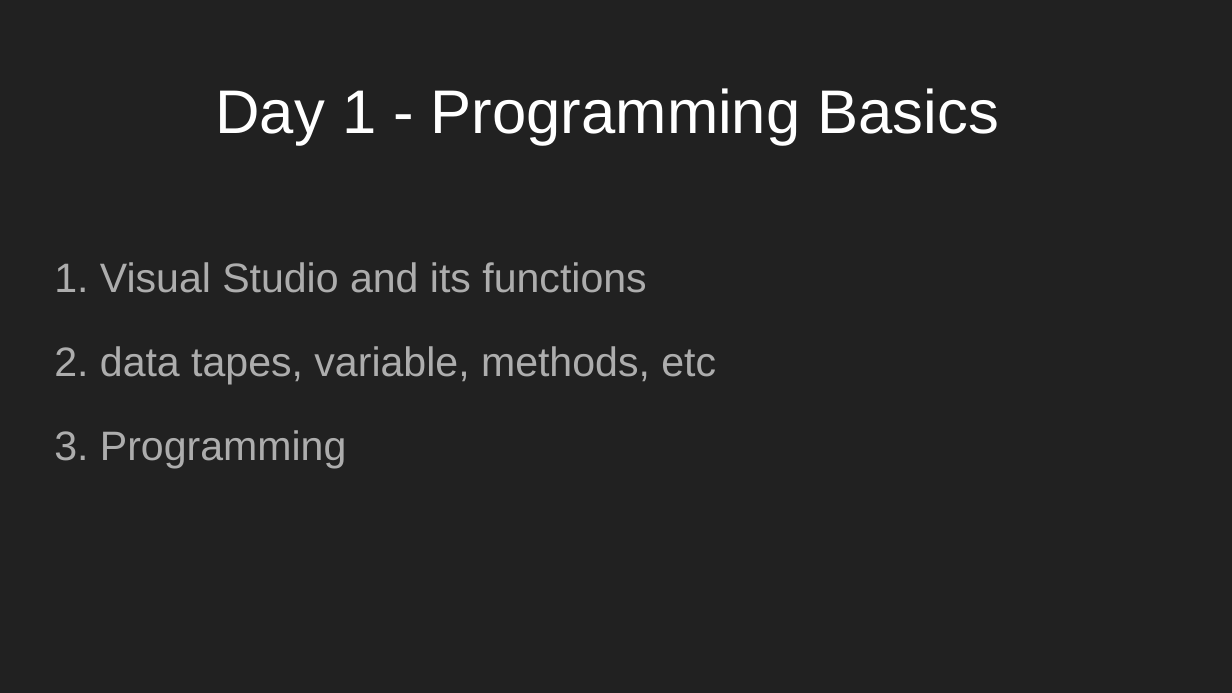
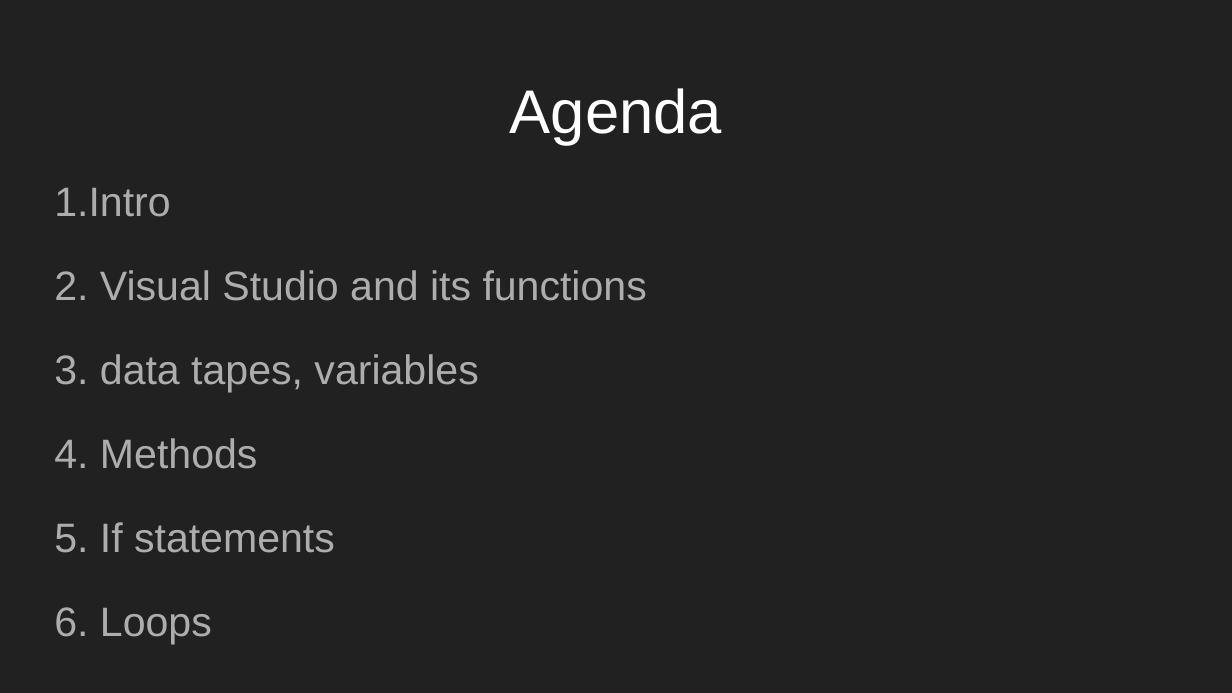
Before and after one commit to mwyrodek/testcamp_workshop, a slide deck: slide 3 of Materiały/C# Workshop.pptx (slide 5 before the commit). Drawn at 1232x693 pixels with LibreOffice and Linux fonts; fonts in the diff are those of the drawing. Boxes give left, top, right and bottom in pixels: in the first picture for what was removed or moved away, otherwise in the second. Text is boxed around its words. In the diff, an @@ line names an element or a change of style, - is before the commit and + after.

Commit message:
updated slides

```diff
--- a/Materiały/C# Workshop.pptx
+++ b/Materiały/C# Workshop.pptx
@@ title at [510, 88, 722, 145]: text changed @@
-Day 1 - Programming Basics
+Agenda
@@ text at [54, 188, 647, 637]: text changed @@
-1. Visual Studio and its functions
-2. data tapes, variable, methods, etc
-3. Programming
+1.Intro
+2. Visual Studio and its functions
+3. data tapes, variables
+4. Methods
+5. If statements
+6. Loops
```
Also in this commit, not shown: 2 other slides changed, 5 slides added, 42 slides removed.
